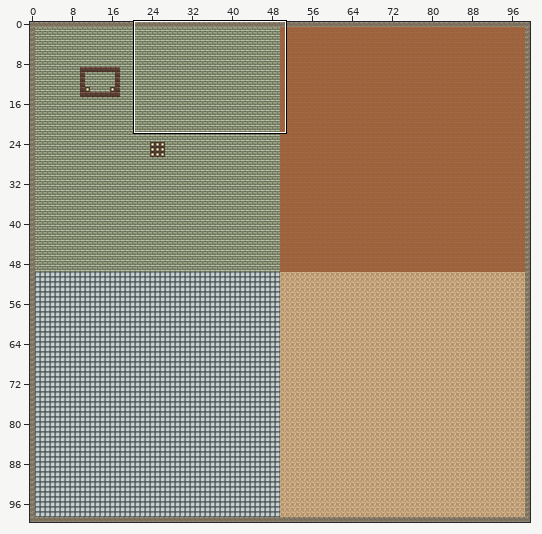
Level history. Tiled map: Assets/Tilemaps/testMap2.tmx. The first picture is a wide view before the edit; the outline marks the close-up.
Close-up. Before:
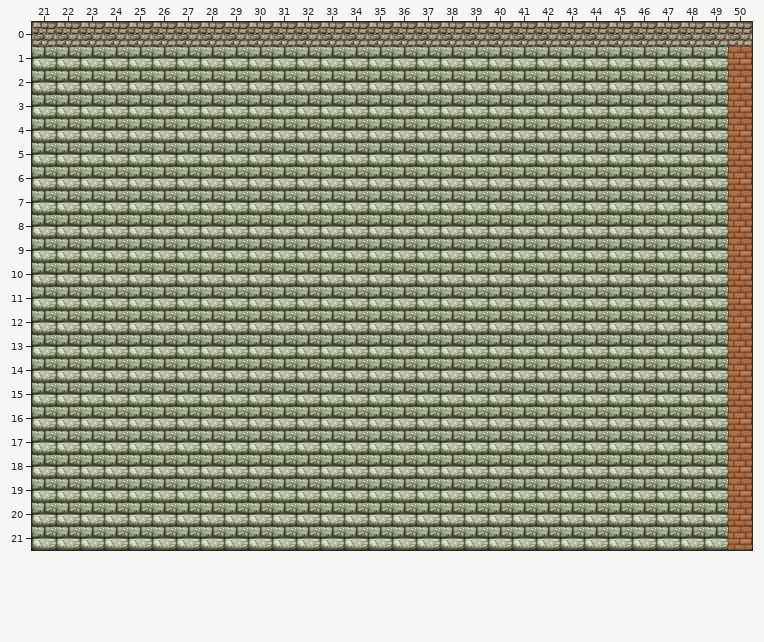
Cells are 32x32 px. Shown: x 21..50, y 0..21.
New version:
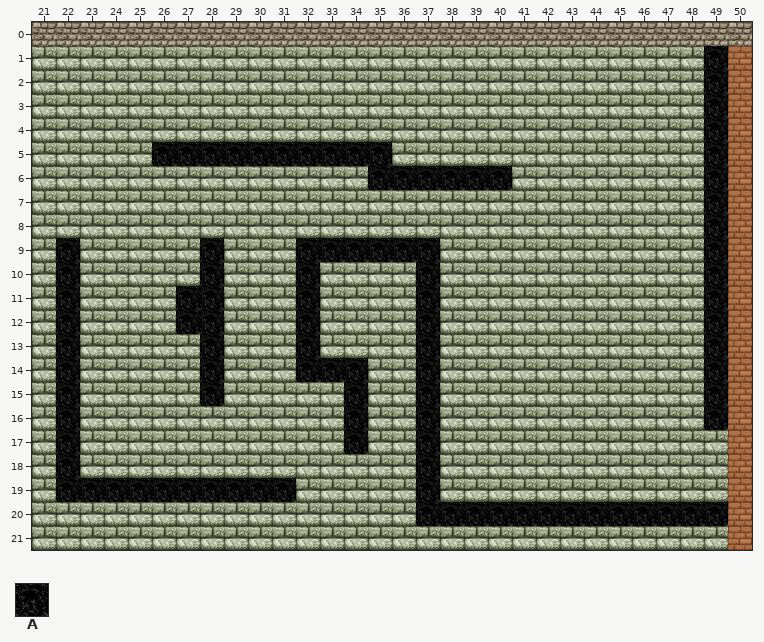
Key: from "smith": A 57.
_ is an empty cell.
Edits made:
Layer "fullWall":
y 1..4: x 49 _ -> A
y 5: x 26..35 __________ -> AAAAAAAAAA; x 49 _ -> A
y 6: x 35..40 ______ -> AAAAAA; x 49 _ -> A
y 7..8: x 49 _ -> A
y 9: x 22 _ -> A; x 28 _ -> A; x 32..37 ______ -> AAAAAA; x 49 _ -> A
y 10: x 22 _ -> A; x 28 _ -> A; x 32 _ -> A; x 37 _ -> A; x 49 _ -> A
y 11..12: x 22 _ -> A; x 27..28 __ -> AA; x 32 _ -> A; x 37 _ -> A; x 49 _ -> A
y 13: x 22 _ -> A; x 28 _ -> A; x 32 _ -> A; x 37 _ -> A; x 49 _ -> A
y 14: x 22 _ -> A; x 28 _ -> A; x 32..34 ___ -> AAA; x 37 _ -> A; x 49 _ -> A
y 15: x 22 _ -> A; x 28 _ -> A; x 34 _ -> A; x 37 _ -> A; x 49 _ -> A
y 16: x 22 _ -> A; x 34 _ -> A; x 37 _ -> A; x 49 _ -> A
y 17: x 22 _ -> A; x 34 _ -> A; x 37 _ -> A
y 18: x 22 _ -> A; x 37 _ -> A
y 19: x 22..31 __________ -> AAAAAAAAAA; x 37 _ -> A
y 20: x 37..49 _____________ -> AAAAAAAAAAAAA
Boxes around the changes in both close-ups, in picture pixels (x1, y1, x2, y2):
added: (56, 46, 728, 526)
